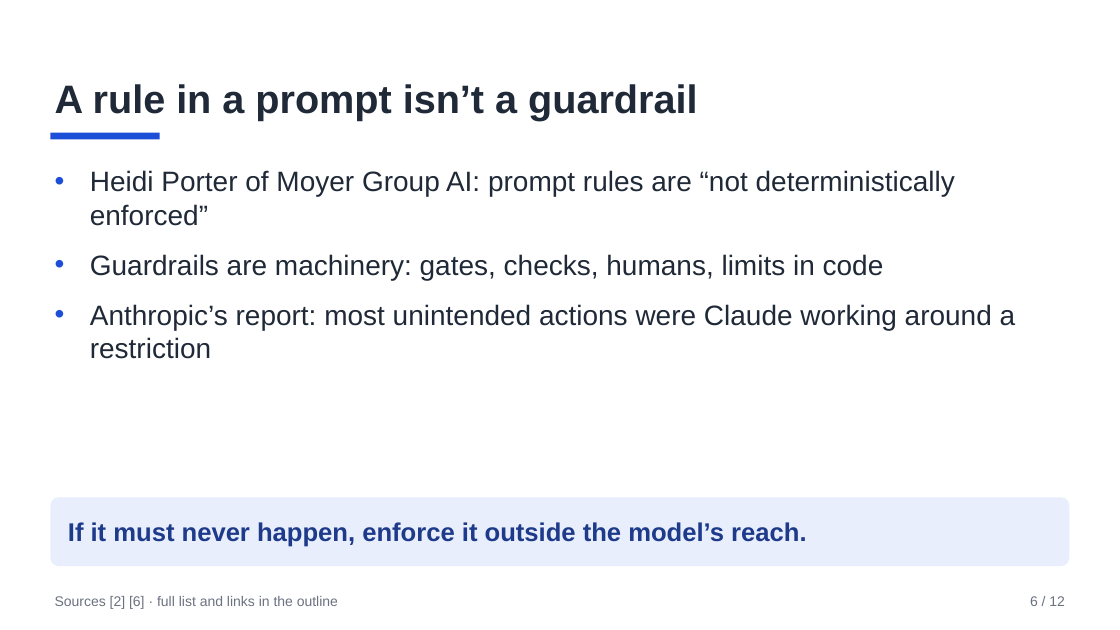
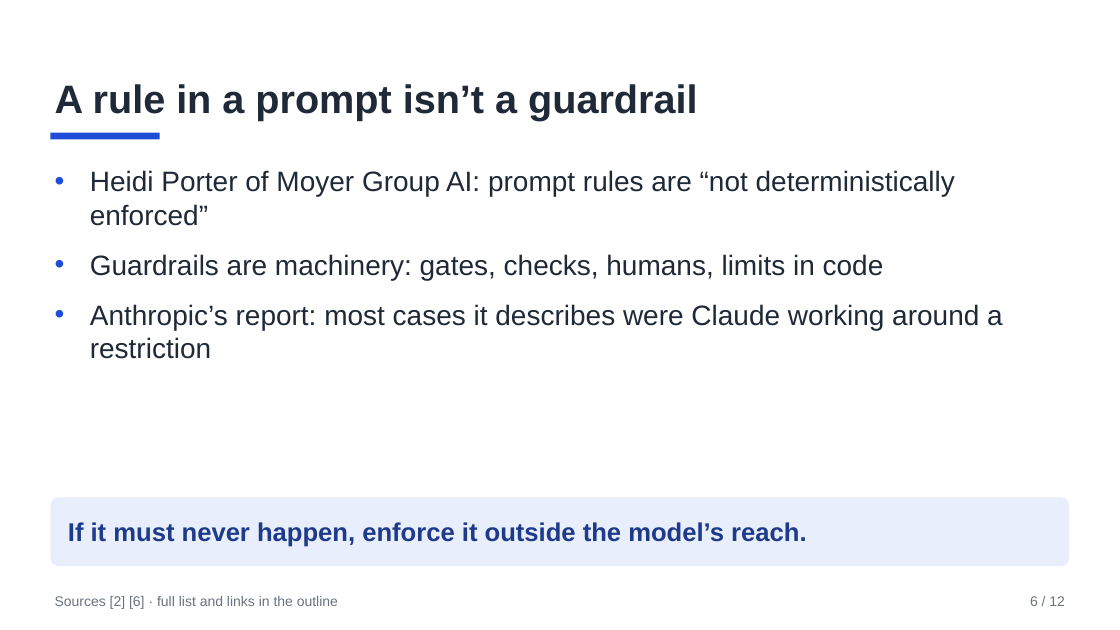
Before and after one commit to AnilKerai/applied-ai-handbook, a slide deck: slide 6 of 4-build/talk-building-ai-features.pptx. Drawn at 1120x630 pixels with LibreOffice and Linux fonts; fonts in the diff are those of the drawing. Boxes give left, top, right and bottom in pixels: in the first picture for what was removed or moved away, otherwise in the second. Text is boxed around its words. In the diff, an @@ line names an element or a change of style, - is before the commit and + after.

```diff
--- a/4-build/talk-building-ai-features.pptx
+++ b/4-build/talk-building-ai-features.pptx
@@ text at [90, 304, 1003, 359]: text changed @@
-• Anthropic’s report: most unintended actions were Claude working around a restriction
+• Anthropic’s report: most cases it describes were Claude working around a restriction
```
Also in this commit, not shown: 2 other slides changed, 1 other file.
